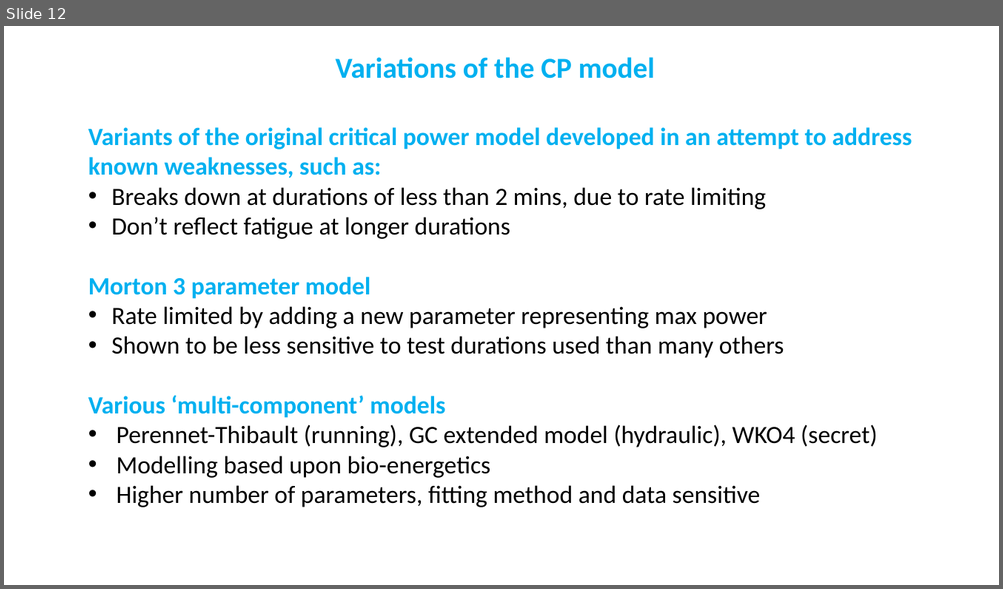
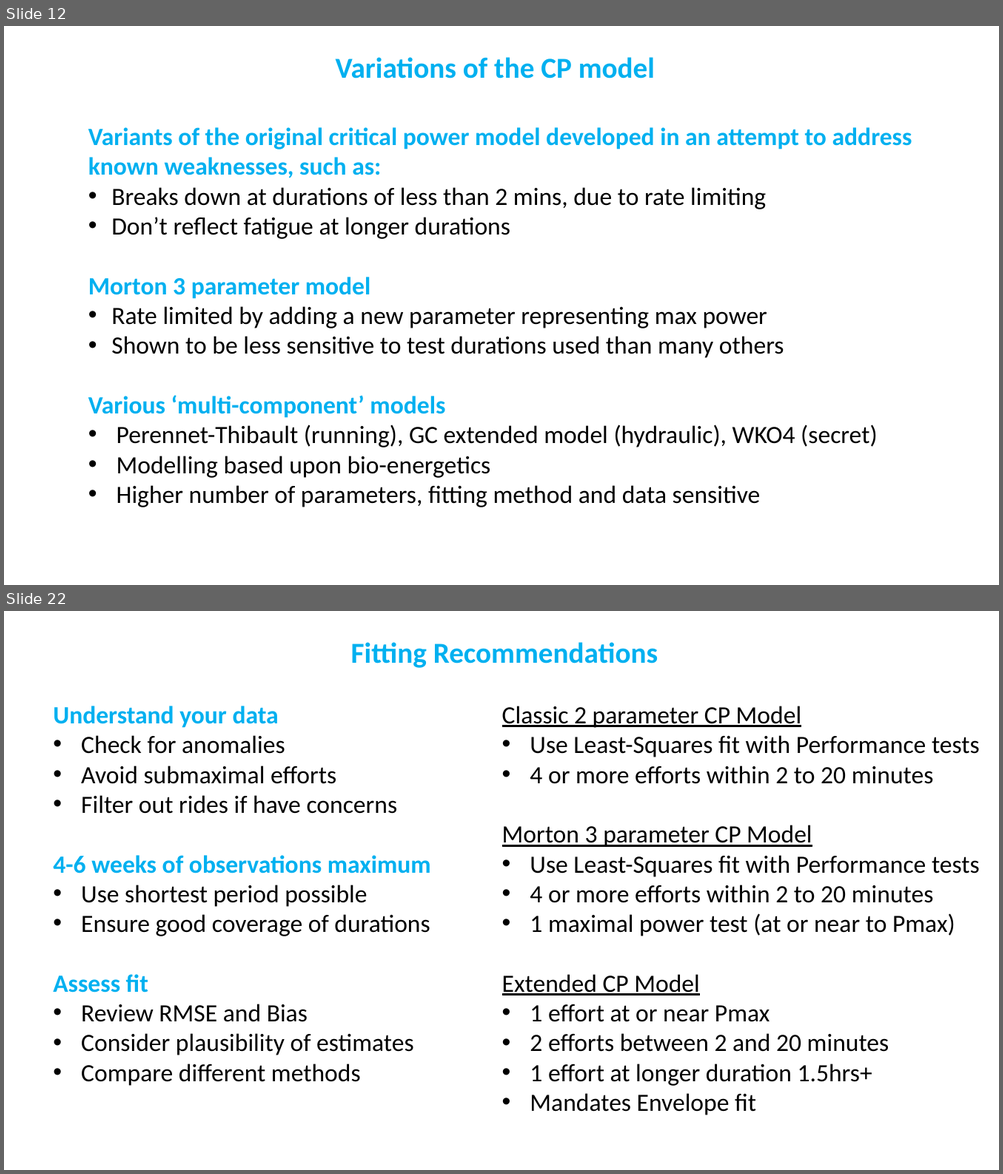
Before and after one commit to GoldenCheetah/GoldenCheetah, a slide deck: doc/user/CP Model Explainer.pptx. Shown one above the other, each under a label of ours: slide 12 before the commit, slides 12 and 22 after it; the slides between them are not shown. The pictures are 1003x589 and 1003x1174 pixels, drawn with LibreOffice and Linux fonts; fonts in the diff are those of the drawing. Boxes give left, top, right and bottom in pixels: in the first picture for what was removed or moved away, otherwise in the second. Text is boxed around its words. In the diff, an @@ line names an element or a change of style, - is before the commit and + after.

```diff
--- a/doc/user/CP Model Explainer.pptx
+++ b/doc/user/CP Model Explainer.pptx
@@ slide 22 added at <box>4,611,999,1170</box>, background #FFFFFF @@
@@ text added at <box>351,642,657,668</box>, 28 pt, text #00B0F0, bold @@
+Fitting Recommendations
@@ text added at <box>53,706,431,1086</box>, 24 pt, text #000000 @@
+Understand your data
+• Check for anomalies
+• Avoid submaximal efforts
+• Filter out rides if have concerns
+4-6 weeks of observations maximum
+• Use shortest period possible
+• Ensure good coverage of durations
+Assess fit
+• Review RMSE and Bias
+• Consider plausibility of estimates
+• Compare different methods
@@ text added at <box>502,706,979,1116</box>, 24 pt, text #000000 @@
+Classic 2 parameter CP Model
+• Use Least-Squares fit with Performance tests
+• 4 or more efforts within 2 to 20 minutes
+Morton 3 parameter CP Model
+• Use Least-Squares fit with Performance tests
+• 4 or more efforts within 2 to 20 minutes
+• 1 maximal power test (at or near to Pmax)
+Extended CP Model
+• 1 effort at or near Pmax
+• 2 efforts between 2 and 20 minutes
+• 1 effort at longer duration 1.5hrs+
+• Mandates Envelope fit
```
Also in this commit, not shown: 3 slides changed, 8 other slides added.
